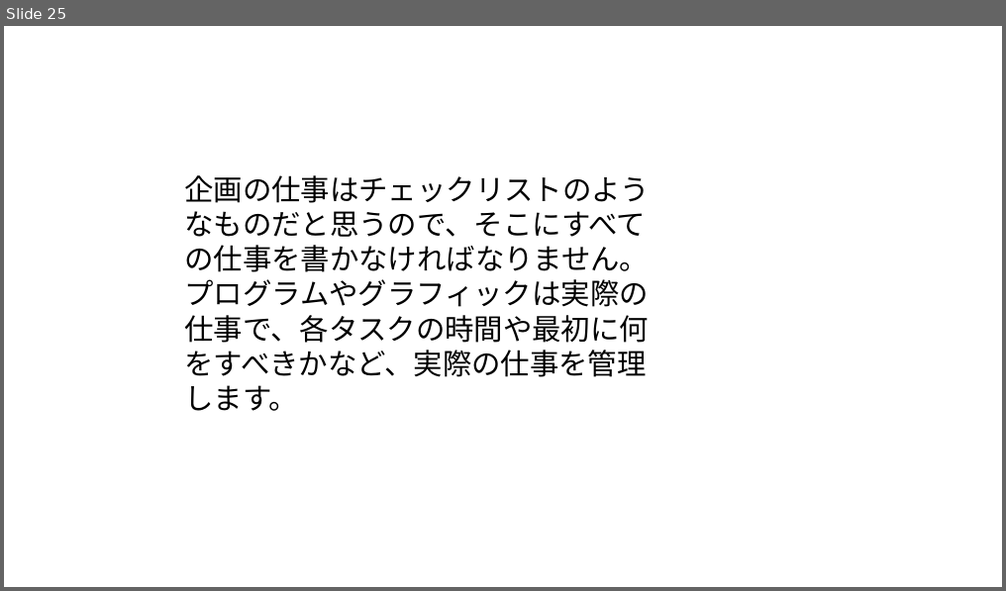
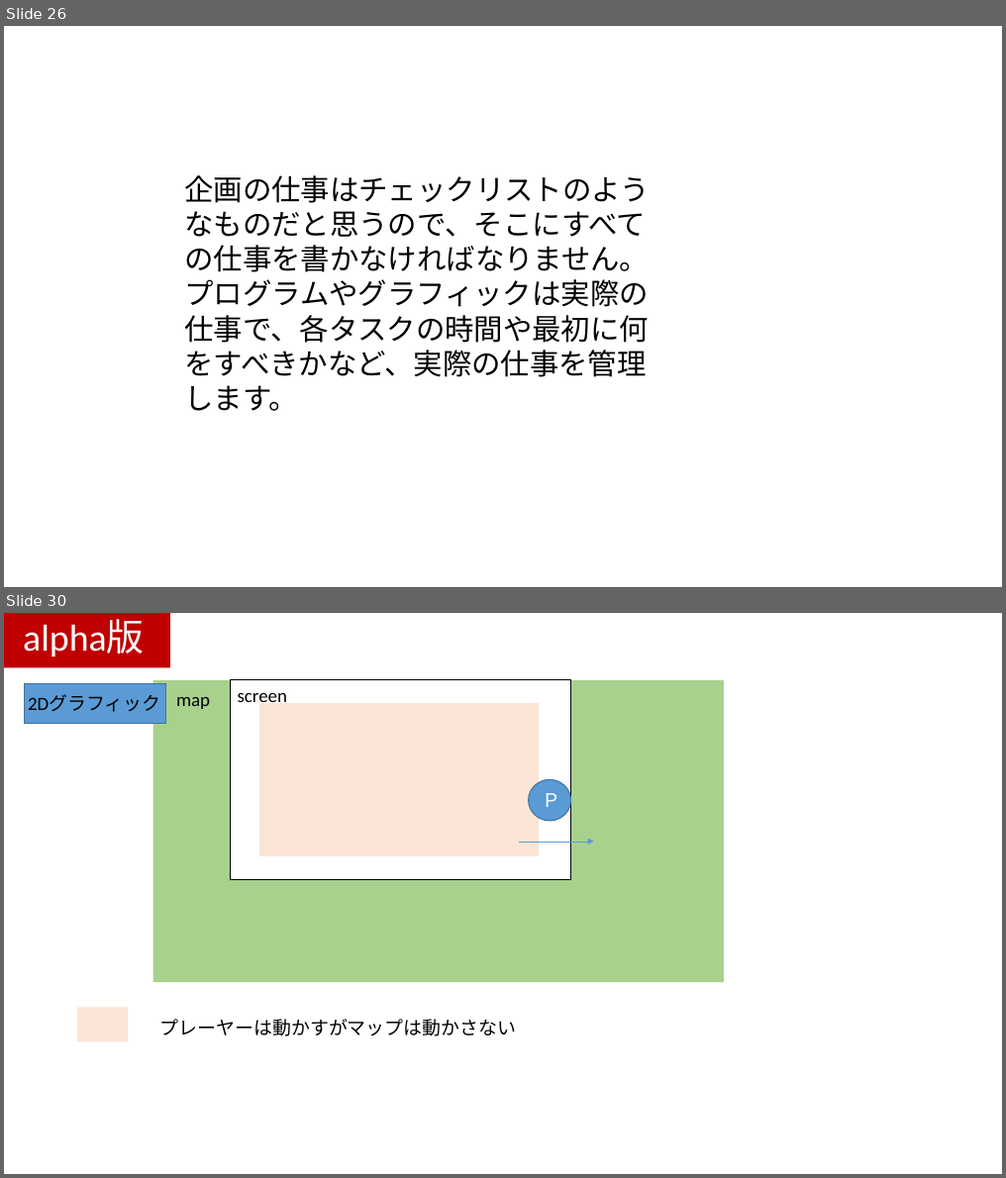
Before and after one commit to kawanami1022/2.5DActionGameProject, a slide deck: すみませんASOゲームショウまでに間に合いませんでした.pptx. Shown one above the other, each under a label of ours: slide 25 before the commit, slides 26 and 30 after it; the slides between them are not shown. The pictures are 1006x591 and 1006x1178 pixels, drawn with LibreOffice and Linux fonts; fonts in the diff are those of the drawing. Boxes give left, top, right and bottom in pixels: in the first picture for what was removed or moved away, otherwise in the second. Text is boxed around its words. In the diff, an @@ line names an element or a change of style, - is before the commit and + after.

```diff
--- a/すみませんASOゲームショウまでに間に合いませんでした.pptx
+++ b/すみませんASOゲームショウまでに間に合いませんでした.pptx
@@ slide 30 added at [4,613,1002,1174], background #FFFFFF @@
@@ rectangle added at [4,613,170,667], fill #C00000 @@
@@ text added at [23,620,144,657], 36 pt, text #FFFFFF @@
+alpha版
@@ rectangle added at [24,684,166,724], fill #5B9BD5, outline #43739E 1 pt @@
@@ text added at [28,695,160,712], 18 pt, text #000000 @@
+2Dグラフィック
@@ rectangle added at [152,680,724,983], fill #A9D18E @@
@@ text added at [176,697,210,709], 18 pt, text #000000 @@
+map
@@ rectangle added at [230,680,570,879], fill #FFFFFF, outline #000000 1 pt @@
@@ text added at [238,693,287,708], 18 pt, text #000000 @@
+screen
@@ rectangle added at [259,703,540,858], fill #FBE5D6 @@
@@ ellipse added at [529,780,571,821], fill #5B9BD5, outline #43739E 1 pt, 18 pt, text #FFFFFF @@
+Ｐ
@@ arrow added from (519, 842) to (594, 842), #5B9BD5 0.5 pt @@
@@ rectangle added at [77,1008,128,1042], fill #FBE5D6 @@
@@ text added at [160,1019,516,1037], 18 pt, text #000000 @@
+プレーヤーは動かすがマップは動かさない
@@ what was slide 25 is now slide 26 @@
```
Also in this commit, not shown: 4 slides changed, 6 other slides added, 1 slide removed.
